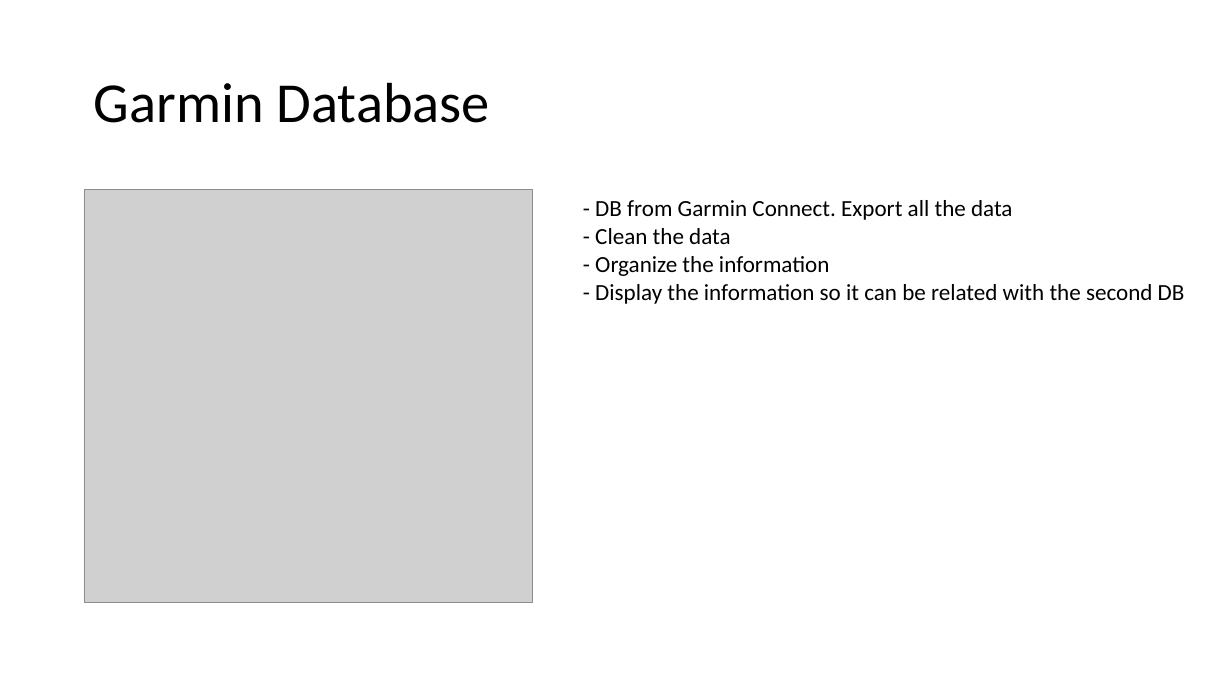
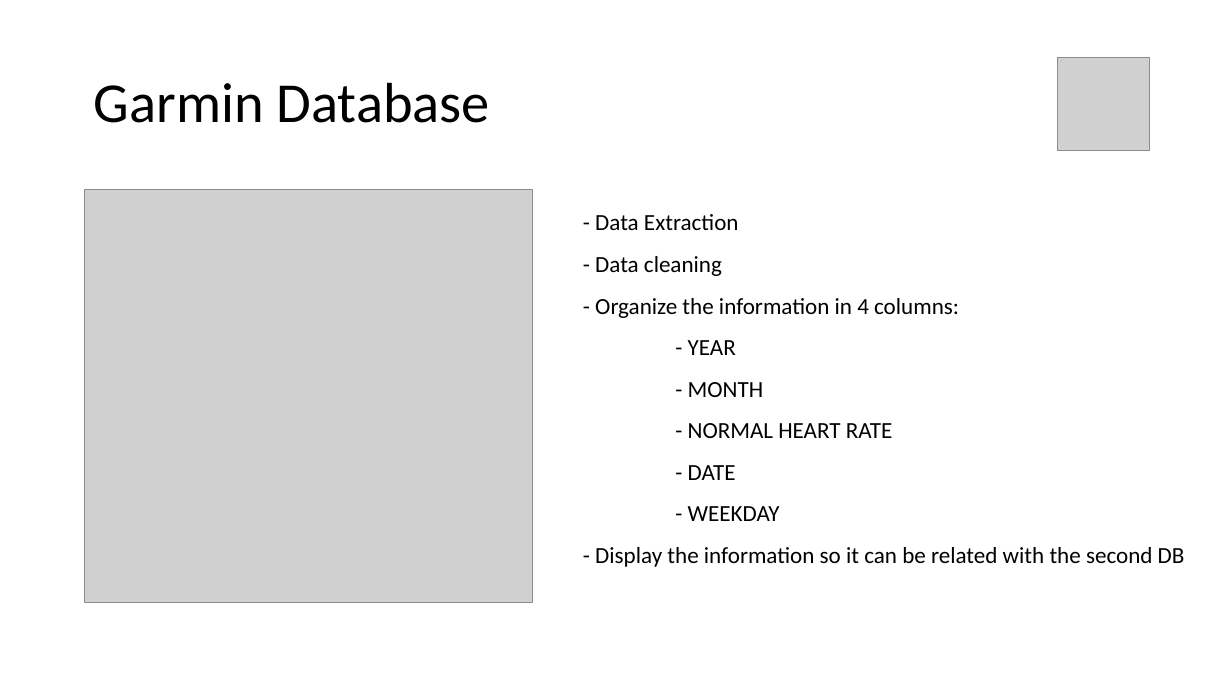
Before and after one commit to Miquelpg6/project_2, a slide deck: slide 2 of Futsal_and_Heartrate.pptx. Drawn at 1232x693 pixels with LibreOffice and Linux fonts; fonts in the diff are those of the drawing; grey boxes stand for pictures. Boxes give left, top, right and bottom in pixels: in the first picture for what was removed or moved away, otherwise in the second. Text is boxed around its words. In the diff, an @@ line names an element or a change of style, - is before the commit and + after.

```diff
--- a/Futsal_and_Heartrate.pptx
+++ b/Futsal_and_Heartrate.pptx
@@ picture added at (x1=1057, y1=57, x2=1150, y2=150) @@
@@ text at (x1=595, y1=214, x2=959, y2=521): text changed @@
-- DB from Garmin Connect. Export all the data
-- Clean the data
-- Organize the information
+- Data Extraction
+- Data cleaning
+- Organize the information in 4 columns:
+- YEAR
+- MONTH
+- NORMAL HEART RATE
+- DATE
+- WEEKDAY
@@ text at (x1=595, y1=547, x2=1185, y2=567): line spacing 1 to 1.5 @@
```
Also in this commit, not shown: 6 other slides changed, 2 other files.
